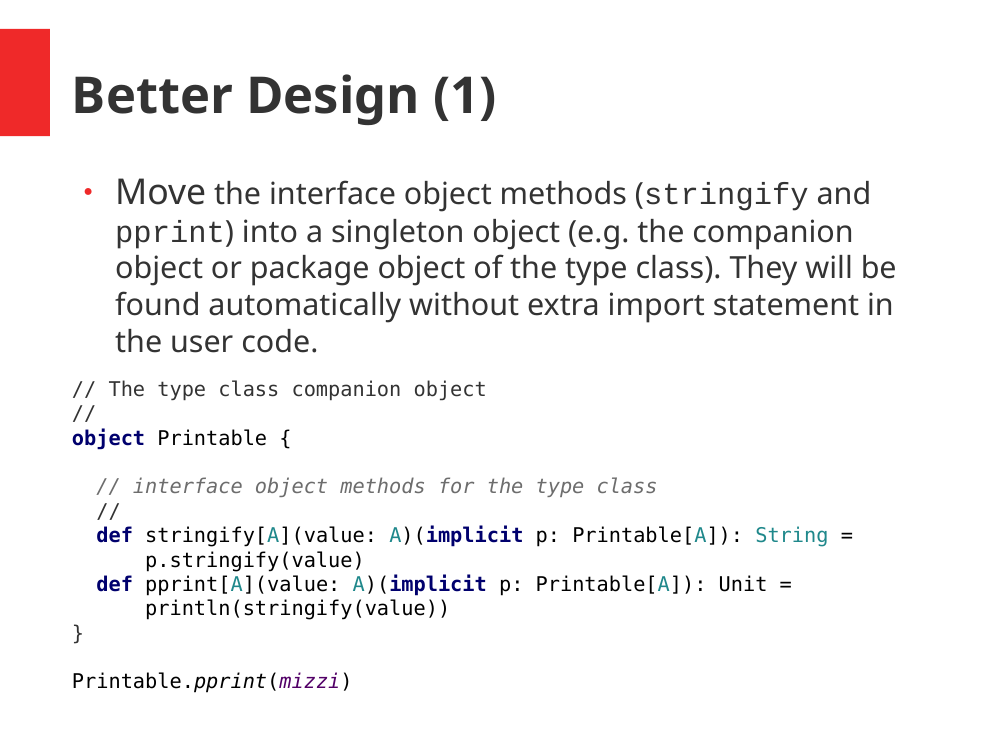
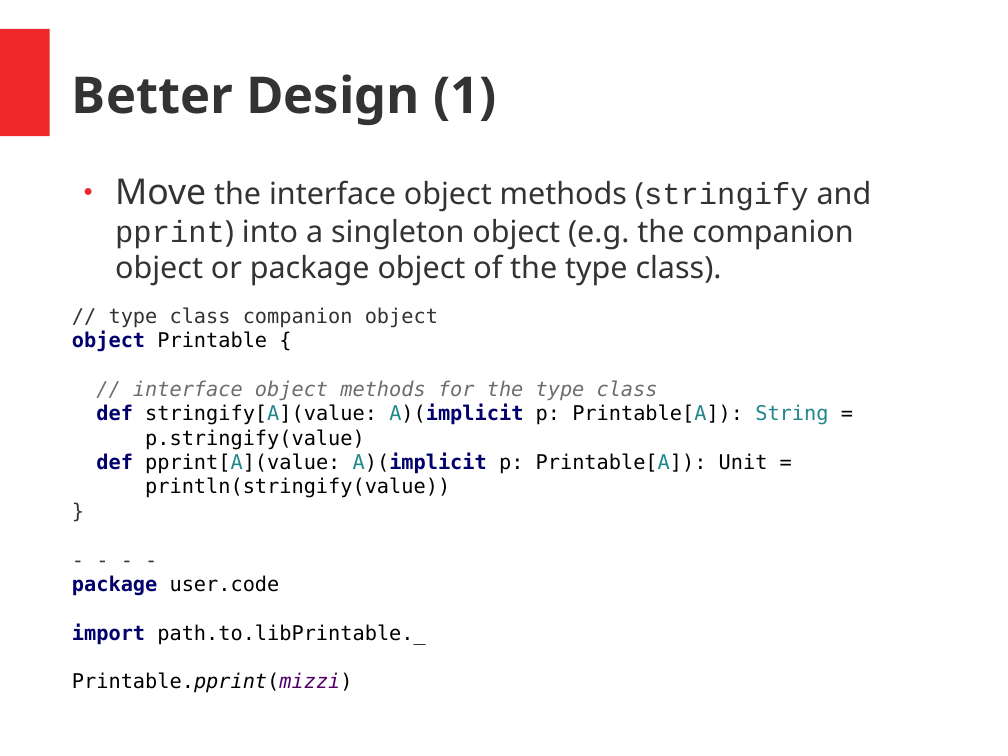
Before and after one commit to hermannhueck/typeclasses, a slide deck: slide 21 of Slides/TypeClasses.pptx. Drawn at 1008x756 pixels with LibreOffice and Linux fonts; fonts in the diff are those of the drawing. Boxes give left, top, right and bottom in pixels: in the first picture for what was removed or moved away, otherwise in the second. Text is boxed around its words. In the diff, an @@ line names an element or a change of style, - is before the commit and + after.

```diff
--- a/Slides/TypeClasses.pptx
+++ b/Slides/TypeClasses.pptx
@@ text at (72, 178, 872, 693): paragraph removed @@
-//
@@ text at (109, 178, 872, 328): text changed @@
-● Move the interface object methods (stringify and pprint) into a singleton object (e.g. the companion object or package object of the type class). They will be found automatically without extra import statement in the user code.
-// The type class companion object
-//
+● Move the interface object methods (stringify and pprint) into a singleton object (e.g. the companion object or package object of the type class).
+// type class companion object
@@ text at (72, 575, 425, 645): paragraphs added @@
+- - - -
+package user.code
+import path.to.libPrintable._
```
Also in this commit, not shown: 29 other slides changed, 3 slides added, 1 other file.
